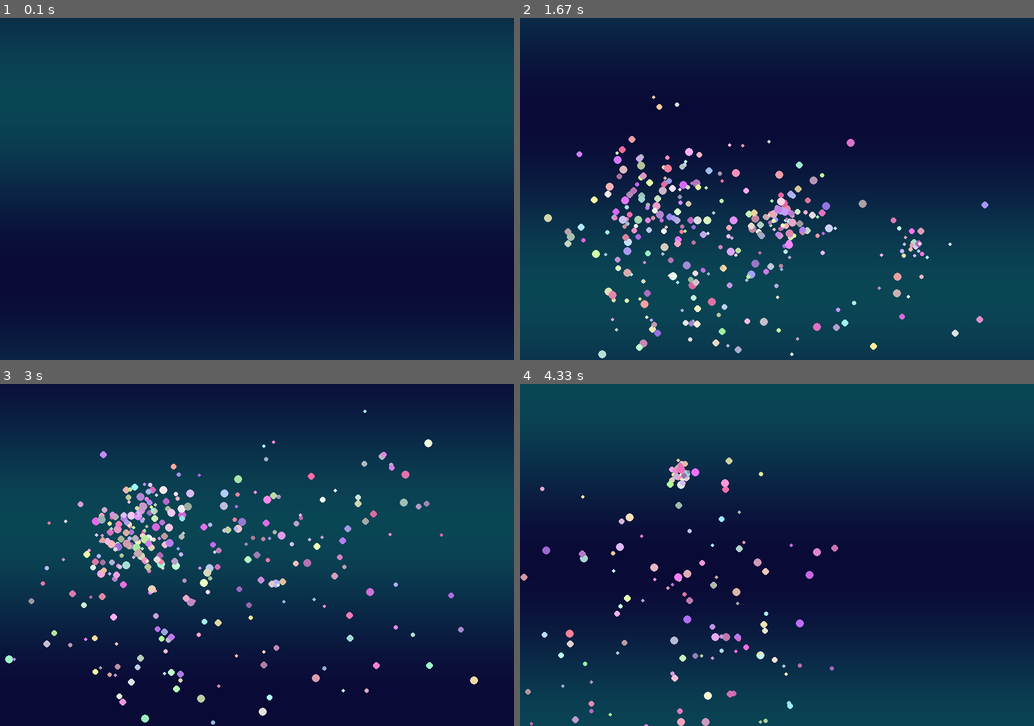
Above: before the commit, frames 1-4 (two rows, left to right).
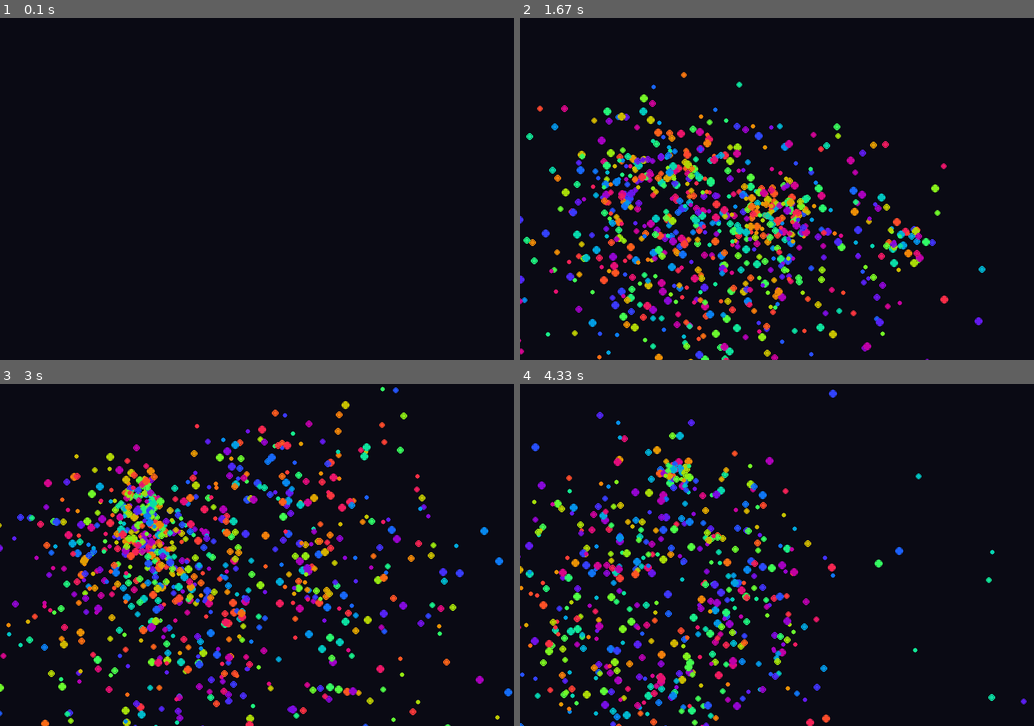
Above: after the commit, the same moments.

Repository: 20260157-source/my-frist-game
Game: pygame game, started from my-first-game.py
Same seed, same stepped clock (60 frames per second), same inputs: the game is played once before the commit and once after it.
Inputs (mouse positions are in pixels of both pictures, inside the frame that each line leads up to):
- Up to frame 1 (0.1 s): no input
- Up to frame 2 (1.67 s): press the mouse at (653, 192) at 0.37 s; move the mouse to (741, 230) at 0.47 s; release the mouse at (828, 264) at 0.6 s; press the mouse at (653, 192) at 0.7 s; move the mouse to (746, 206) at 0.8 s; release the mouse at (838, 219) at 0.93 s; press the mouse at (653, 192) at 1.03 s; move the mouse to (705, 233) at 1.13 s; release the mouse at (751, 277) at 1.27 s; press the mouse at (653, 192) at 1.37 s; move the mouse to (782, 216) at 1.47 s; release the mouse at (910, 243) at 1.6 s
- Up to frame 3 (3 s): press the mouse at (133, 558) at 1.7 s; move the mouse to (282, 602) at 1.8 s; release the mouse at (436, 643) at 1.93 s; press the mouse at (133, 558) at 2.03 s; move the mouse to (251, 527) at 2.13 s; release the mouse at (364, 493) at 2.27 s; press the mouse at (133, 558) at 2.37 s; move the mouse to (251, 513) at 2.47 s; release the mouse at (375, 472) at 2.6 s; press the mouse at (133, 558) at 2.7 s; move the mouse to (138, 527) at 2.8 s; release the mouse at (143, 493) at 2.93 s
- Up to frame 4 (4.33 s): press the mouse at (653, 558) at 3.03 s; move the mouse to (638, 619) at 3.13 s; release the mouse at (622, 681) at 3.27 s; press the mouse at (653, 558) at 3.37 s; move the mouse to (663, 568) at 3.47 s; release the mouse at (674, 582) at 3.6 s; click (725, 541) at 3.75 s; click (679, 472) at 4.25 s

The runs differ from the first frame. In frame 1, 100% of the frame differs, in the area x 0-100%, y 0-100%; in frame 2, 100%; in frame 3, 100%; in frame 4, 100%.

Commit message:
init.commit

Diff:
--- a/my-first-game.py
+++ b/my-first-game.py
@@ -6,7 +6,7 @@
 
 WIDTH, HEIGHT = 900, 600
 screen = pygame.display.set_mode((WIDTH, HEIGHT))
-pygame.display.set_caption("Fancy Particle Playground")
+pygame.display.set_caption("Beautiful Particle System")
 
 clock = pygame.time.Clock()
 
@@ -14,53 +14,69 @@
 
 class Particle:
     def __init__(self, x, y):
+
         self.x = x
         self.y = y
 
         angle = random.uniform(0, math.pi * 2)
-        speed = random.uniform(1, 6)
+        speed = random.uniform(2, 8)
 
         self.vx = math.cos(angle) * speed
         self.vy = math.sin(angle) * speed
 
-        self.life = random.randint(40, 80)
-        self.size = random.randint(3, 7)
+        self.life = random.randint(60, 120)
+        self.size = random.randint(2, 5)
 
-        self.color = (
-            random.randint(150,255),
-            random.randint(100,255),
-            random.randint(150,255)
-        )
+        self.hue = random.randint(0, 360)
 
     def update(self):
+
         self.x += self.vx
         self.y += self.vy
 
-        self.vy += 0.08
+        self.vy += 0.05
+        self.vx *= 0.98
+        self.vy *= 0.98
+
         self.life -= 1
+        self.hue += 2
+
+    def color(self):
+
+        r = int(127 + 127 * math.sin(self.hue * 0.02))
+        g = int(127 + 127 * math.sin(self.hue * 0.02 + 2))
+        b = int(127 + 127 * math.sin(self.hue * 0.02 + 4))
+
+        return (r, g, b)
 
     def draw(self, surf):
-        if self.life > 0:
+
+        if self.life <= 0:
+            return
+
+        color = self.color()
+
+        for i in range(3):
             pygame.draw.circle(
                 surf,
-                self.color,
+                color,
                 (int(self.x), int(self.y)),
-                self.size
+                self.size + i,
+                1
             )
+
+        pygame.draw.circle(
+            surf,
+            color,
+            (int(self.x), int(self.y)),
+            self.size
+        )
 
     def alive(self):
         return self.life > 0
 
 
-def draw_background(surface, t):
-    for y in range(HEIGHT):
-        c = int(40 + 30 * math.sin(y * 0.01 + t))
-        color = (10, c, 50 + c//2)
-        pygame.draw.line(surface, color, (0, y), (WIDTH, y))
-
-
 running = True
-time = 0
 
 while running:
 
@@ -72,12 +88,10 @@
     buttons = pygame.mouse.get_pressed()
 
     if buttons[0]:
-        for _ in range(8):
+        for _ in range(15):
             particles.append(Particle(mouse[0], mouse[1]))
 
-    time += 0.03
-
-    draw_background(screen, time)
+    screen.fill((10, 10, 20))
 
     for p in particles:
         p.update()
